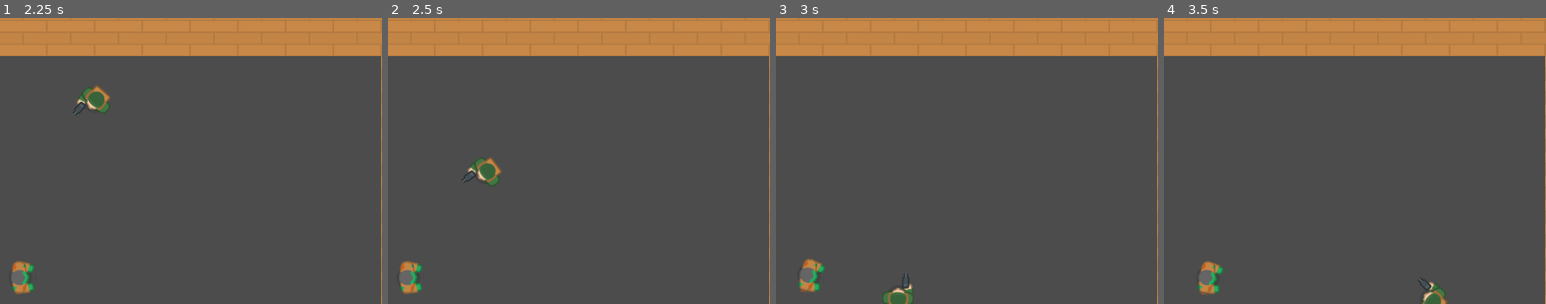
Above: before the commit, frames 1-4 (left to right).
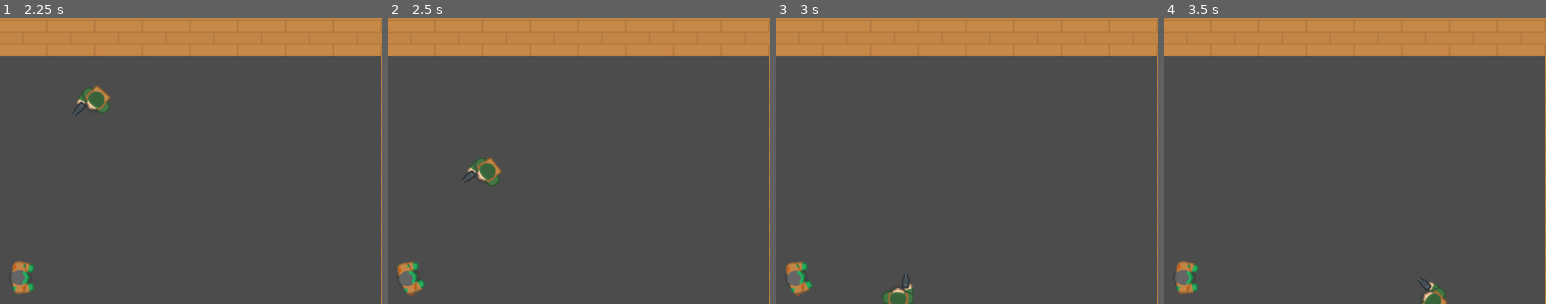
Above: after the commit, the same moments.

Repository: sindre0830/YAZG
Game: Godot game, scene res://Menu/MainMenu.tscn
The game is run twice, just before and just after one commit, with the same random seed, the same clock (stepped at 60 frames per second) and the same inputs.
Inputs (mouse positions are % of the whole screen's width and height, from its top left):
- Up to frame 1 (2.25 s): click "Play" at 0.5 s; tap Enter at 1.25 s; move the mouse to (72, 45) at 1.27 s; hold Right (ui_right) 1.28-2.03 s; move the mouse to (30, 55) at 2.02 s; hold Down (ui_down) from 2.03 s (still down)
- Up to frame 2 (2.5 s): keep holding Down (ui_down)
- Up to frame 3 (3 s): move the mouse to (60, 28) at 2.77 s; release Down (ui_down) at 2.78 s; hold Right (ui_right) from 2.78 s (still down)
- Up to frame 4 (3.5 s): keep holding Right (ui_right)
The pictures show only the part of the screen within x 44-94%, y 2-52%; the shares and areas given below are measured in that part.

Frame 1 is identical in both runs. In frame 2, 0.4% of the frame differs, in the area x 2-10%, y 85-98%; in frame 3, 0.9%; in frame 4, 1.1%, in the area x 3-16%, y 85-97%.

Commit message:
Improved zombie turning/movement, detection.

Diff:
--- a/Source/Zombie/Zombie.gd
+++ b/Source/Zombie/Zombie.gd
@@ -16,6 +16,7 @@
 var velocity = Vector2.ZERO
 var state = CHASE
 
+onready var TweenNode = get_node("Tween")
 onready var sprite = $Sprite
 onready var zoneDetect = $ZoneDetect
 
@@ -28,17 +29,23 @@
 		CHASE:
 			var player = zoneDetect.player
 			if player != null:
-				var dir = (player.global_position - global_position).normalized()
-				velocity = velocity.move_toward(dir * MAX_SPEED, ACCELERATION * delta)
-			else:
-				state = DAZE
-			# How to make it smoothly turn to player?
-			sprite.rotation = lerp(rotation,velocity.angle(),1)
+				turn(player)
 	velocity = move_and_slide(velocity)
 
 func seek_player():
 	if zoneDetect.can_see_player():
 		state = CHASE
+
+# source: https://old.reddit.com/r/godot/comments/8tlwdt/2d_rotate_towards_point_with_specfic_speed/e1e182w/
+func _set_rotation(new_trans):
+	self.transform.x = new_trans
+	self.transform = self.transform.orthonormalized()
+
+func turn(player):
+	var start = self.transform.x
+	var dir = (player.global_position - global_position).normalized()
+	TweenNode.interpolate_method(self, '_set_rotation', start, dir, 0.4, Tween.TRANS_LINEAR, Tween.EASE_IN)
+	TweenNode.start()
 
 func die():
 	# Delete Zombie instance
--- a/Source/Zombie/Zombie.tscn
+++ b/Source/Zombie/Zombie.tscn
@@ -7,7 +7,7 @@
 [sub_resource type="CircleShape2D" id=1]
 
 [sub_resource type="CircleShape2D" id=2]
-radius = 49.7378
+radius = 67.6872
 
 [node name="Zombie" type="KinematicBody2D"]
 script = ExtResource( 2 )
@@ -25,7 +25,10 @@
 
 [node name="CollisionShape2D" parent="ZoneDetect" index="0"]
 modulate = Color( 0.054902, 0.956863, 0.831373, 0.282353 )
+position = Vector2( 83, 0 )
 scale = Vector2( 3, 3 )
 shape = SubResource( 2 )
 
+[node name="Tween" type="Tween" parent="."]
+
 [editable path="ZoneDetect"]
--- a/Source/Zombie/ZoneDetect.gd
+++ b/Source/Zombie/ZoneDetect.gd
@@ -1,5 +1,9 @@
 extends Area2D
 # Source: https://www.youtube.com/watch?v=R0XvL3_t840
+
+# We could add a function that also checks for noise of gun firing, depending on
+# which gun is used (loudness) zombies detect faster. Powerful gun = noisy =
+# attract zombies from further away!
 
 var player = null
 
